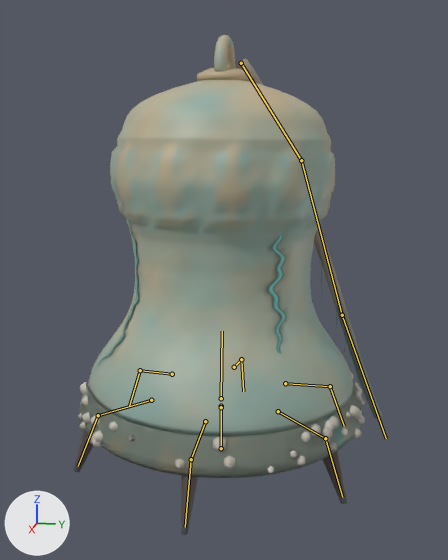
Renders of the glTF model assets/creatures/drownbell/drownbell.glb from each side of a commit.
Rendered twice from a camera (50 mm lens) standing at (3.61, 0.74, 2.04) and looking at (0.03, 0.03, 1.14). The lights are fixed; the arrows at lower left show +X, +Y and +Z. The picture after the commit comes second. Both versions are drawn at frame 3 of the action 'hit_b'; the numbers are the values there. The bones that bend it are drawn over the model as lines.

Names of what the first picture shows: 'Rim', 'RimBroken', 'drownbell'.
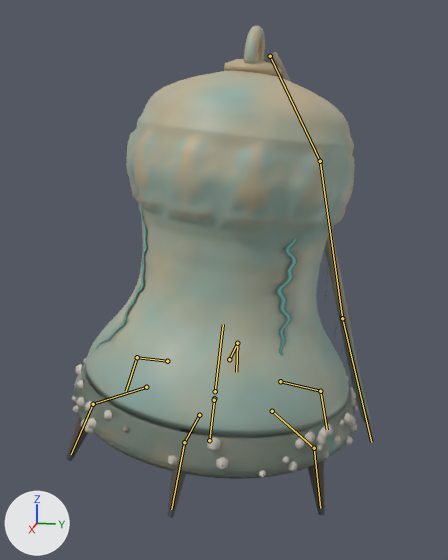
Boxes [x1, y1, x2, y2] around the edits, measured in the pictures (448 x 560 px):
'drownbell', posed
    before: [73, 35, 382, 535]
    after: [66, 26, 371, 518]
'Rim', posed (15% taller)
    before: [80, 373, 365, 478]
    after: [73, 358, 358, 479]
'RimBroken', posed
    before: [78, 382, 362, 473]
    after: [72, 387, 356, 477]
bone 'root', root to tip
    before: (221, 448) to (221, 406)
    after: (209, 440) to (214, 398)
bone 'bell', root to tip
    before: (221, 406) to (221, 404)
    after: (214, 398) to (214, 397)
bone 'rim', root to tip
    before: (221, 407) to (221, 406)
    after: (214, 400) to (214, 398)
bone 'leg0_a', root to tip
    before: (151, 400) to (98, 415)
    after: (146, 387) to (93, 404)
bone 'leg0_b', root to tip
    before: (98, 415) to (78, 466)
    after: (93, 404) to (71, 454)
bone 'leg1_a', root to tip
    before: (205, 421) to (191, 459)
    after: (199, 415) to (184, 442)
bone 'leg1_b', root to tip
    before: (191, 459) to (185, 527)
    after: (184, 442) to (171, 509)
bone 'leg2_a', root to tip
    before: (278, 411) to (325, 438)
    after: (272, 411) to (314, 448)
bone 'leg2_b', root to tip
    before: (325, 438) to (342, 497)
    after: (314, 448) to (320, 508)
bone 'leg3_a', root to tip
    before: (285, 383) to (330, 386)
    after: (280, 381) to (320, 391)
bone 'leg3_b', root to tip
    before: (330, 386) to (344, 426)
    after: (320, 391) to (327, 429)
bone 'leg4_a', root to tip
    before: (234, 367) to (241, 359)
    after: (229, 359) to (237, 343)
bone 'leg4_b', root to tip
    before: (241, 359) to (243, 391)
    after: (237, 343) to (236, 372)
bone 'leg5_a', root to tip
    before: (172, 374) to (140, 370)
    after: (167, 361) to (137, 357)
bone 'leg5_b', root to tip
    before: (140, 370) to (129, 405)
    after: (137, 357) to (126, 391)

The edits, one by one:
Bone 'root' (bone_root) moves from (0.0, 0.0, 0.0) to (0.0, 0.05, 0.076).
Bone 'root' (bone_root) turns from (0, 0, 0) to (-6, 0, 0) degrees about its own x, y and z.
Bone 'bell' (bone_bell) turns from (0, 0, 1) to (0, 0, 0) degrees about its own x, y and z.
Bone 'rim' (bone_rim) turns from (0, 0, 0) to (0, 0, -1) degrees about its own x, y and z.
Bone 'leg0_a' (bone_leg0_a) turns from (0, 0, 0) to (-3, 10, 5) degrees about its own x, y and z.
Bone 'leg0_b' (bone_leg0_b) turns from (0, 0, 0) to (-6, -2, 2) degrees about its own x, y and z.
Bone 'leg1_a' (bone_leg1_a) turns from (0, 0, 0) to (11, 0, -2) degrees about its own x, y and z.
Bone 'leg1_b' (bone_leg1_b) turns from (0, 0, 0) to (-3, 0, 6) degrees about its own x, y and z.
Bone 'leg2_a' (bone_leg2_a) turns from (0, 0, 0) to (-6, -10, -1) degrees about its own x, y and z.
Bone 'leg2_b' (bone_leg2_b) turns from (0, 0, 0) to (5, 2, 4) degrees about its own x, y and z.
Bone 'leg3_a' (bone_leg3_a) turns from (0, 0, 0) to (-6, 10, 1) degrees about its own x, y and z.
Bone 'leg3_b' (bone_leg3_b) turns from (0, 0, 0) to (5, -2, -4) degrees about its own x, y and z.
Bone 'leg4_a' (bone_leg4_a) turns from (0, 0, 0) to (11, 0, 2) degrees about its own x, y and z.
Bone 'leg4_b' (bone_leg4_b) turns from (0, 0, 0) to (-3, 0, -6) degrees about its own x, y and z.
Bone 'leg5_a' (bone_leg5_a) turns from (0, 0, 0) to (-3, -10, -5) degrees about its own x, y and z.
Bone 'leg5_b' (bone_leg5_b) turns from (0, 0, 0) to (-6, 2, -2) degrees about its own x, y and z.
